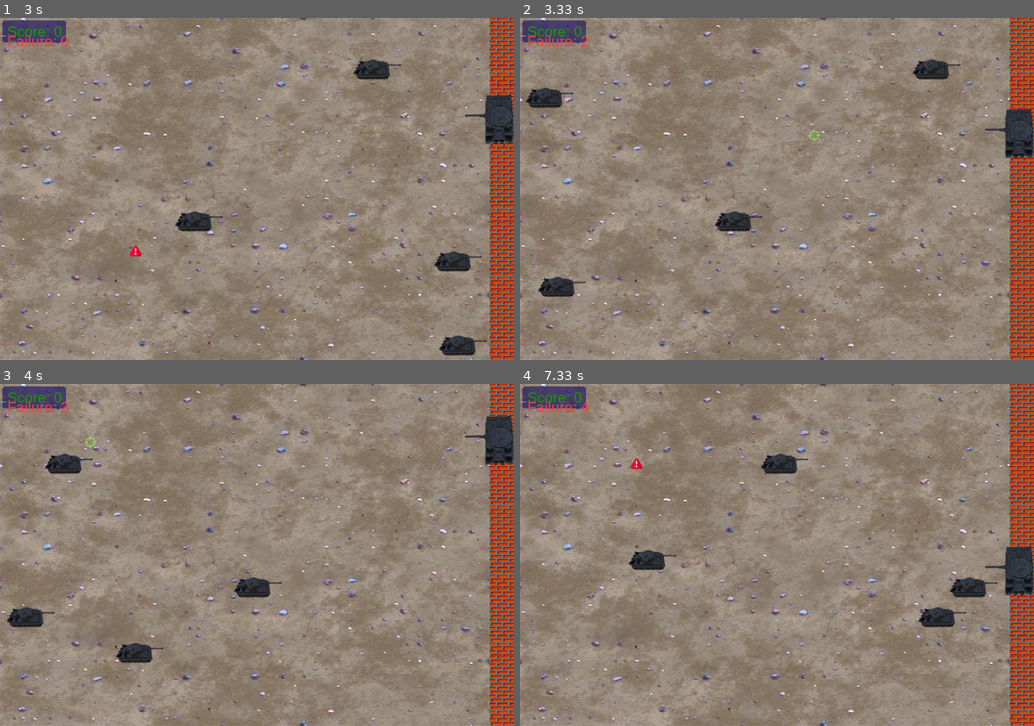
Above: before the commit, frames 1-4 (two rows, left to right).
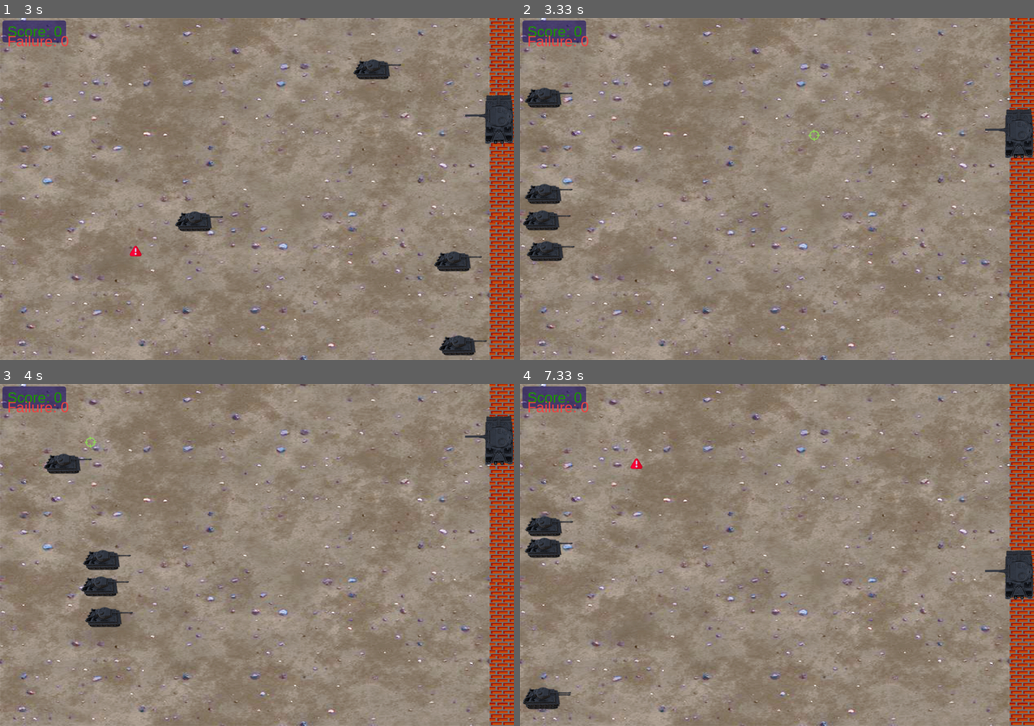
Above: after the commit, the same moments.

Repository: khanhtran-cse/ass-game-2018
Game: pygame game, started from main.py
Two runs of this game, one before a commit and one after it. Both use one fixed random seed, a clock stepped at 60 frames per second and the inputs below.
Inputs (mouse positions are in pixels of both pictures, inside the frame that each line leads up to):
- Up to frame 1 (3 s): press the mouse at (46, 219) at 0.37 s; move the mouse to (71, 243) at 0.47 s; release the mouse at (97, 267) at 0.6 s; press the mouse at (46, 219) at 0.7 s; move the mouse to (154, 147) at 0.8 s; release the mouse at (267, 72) at 0.93 s; click (138, 120) at 1.08 s; click (174, 76) at 1.55 s; click (436, 257) at 1.88 s; click (447, 59) at 2.22 s; click (87, 82) at 2.55 s; click (133, 250) at 2.88 s
- Up to frame 2 (3.33 s): click (812, 134) at 3.22 s
- Up to frame 3 (4 s): click (87, 469) at 3.55 s; click (92, 442) at 3.88 s
- Up to frame 4 (7.33 s): click (920, 572) at 4.22 s; click (612, 619) at 4.55 s; click (715, 664) at 4.88 s; click (910, 609) at 5.22 s; click (612, 431) at 5.55 s; click (967, 455) at 5.88 s; click (715, 606) at 6.22 s; click (730, 572) at 6.55 s; click (684, 609) at 6.88 s; click (638, 462) at 7.22 s

Frame 1 is identical in both runs. In frame 2, 2.2% of the frame differs, in the area x 0-86%, y 5-82%; in frame 3, 2.2%; in frame 4, 2.9%, in the area x 0-100%, y 5-96%.

Commit message:
Update basic game over

Diff:
--- a/main.py
+++ b/main.py
@@ -5,12 +5,14 @@
 from tank import *
 from score import *
 
+# Define FPS
+FPS = 60
 
 # Define the size of the window
 WINDOW_SIZE = DISPLAY_WIDTH, DISPLAY_HEIGHT = 1050, 700
 
 # Define max miss
-MAX_MISS = 10
+MAX_MISS = 1
 
 #Define some colors
 WHITE = (255,255,255)
@@ -43,8 +45,25 @@
 
 # Invokes when game over
 # Draw game over menu
-def showGameOverMenu(gameDisplay,score):
-    print('Game over')
+def showGameOverMenu(gameDisplay,score,mousePosition):
+    font = pygame.font.SysFont("helvetica", 60)
+    FAILURE_COLOR = (244, 66, 66)
+    gameOverText = font.render('Game Over', True, FAILURE_COLOR)
+    gameDisplay.blit(gameOverText, (420, 300))
+
+    font = pygame.font.SysFont("helvetica", 30)
+    hintText = font.render('Click to play again', True, (0,0,0))
+    gameDisplay.blit(hintText, (450, 350))
+
+    # Draw mouse
+    cursorX = mousePosition[0] -12
+    cursorY = mousePosition[1] - 12
+    if cursorX < 0:
+        cursorX = 0
+    if cursorY < 0:
+        cursorY = 0
+    gameDisplay.blit(GAME_OVER_MOUSE,(cursorX,cursorY))
+
 
 # Initilize python
 pygame.init()
@@ -64,7 +83,11 @@
 # Play background sound
 pygame.mixer.Sound('./sounds/background.wav').play(-1)
 
+# Init score
 score = Score(gameDisplay, 15, 10)
+
+#Game over mouse
+GAME_OVER_MOUSE = pygame.image.load('./images/cursor-shot.png')
 
 # Init Enemy Tank array
 tanks = []
@@ -107,10 +130,15 @@
 
     # Handle game over
     if gameOver:
+        # Draw background to remove old state
+        gameDisplay.blit(background,(0,0))
         # Todo: Draw game over menu
-        showGameOverMenu(gameDisplay,score)
+        showGameOverMenu(gameDisplay,score,pygame.mouse.get_pos())
         # This will block execution until 1/60 seconds have passed
         # since the previous time clock.tick was called.
+
+        # Update the display
+        pygame.display.flip()
         clock.tick(FPS)
         continue
 
--- a/tank.py
+++ b/tank.py
@@ -1,13 +1,6 @@
 import pygame
 import random
 import time
-
-# Define the fps
-FPS = 60
-
-
-# Define the size of the window
-WINDOW_SIZE = DISPLAY_WIDTH, DISPLAY_HEIGHT = 1050, 700
 
 class OtherTank:
     # Image for rendering Tank
@@ -48,6 +41,7 @@
         self.deltaY = deltaY
 
     # 1 loop, call 1 time
+    # Draw the tank
     def draw(self):
         if self.isBug:
             self.drawFire()
@@ -64,6 +58,8 @@
         if self.x + sw > w - 50:
             self.finishMission()
 
+    # Fire, it means the tank was destroyed
+    # This function will draw destroyed animation
     def drawFire(self):
         if self.fireShapeIndex < 5:
             x = self.x + OtherTank.shapeWidth/2 - OtherTank.fireWidth/2
@@ -88,6 +84,7 @@
         self.isBug = True
         pygame.mixer.Sound('./sounds/fire.wav').play()
 
+    # Determines that the tank is shoted or not
     def otherShotAt(self,position):
         if not self.isCompleteMission and not self.isFailureMission:
             x = position[0]
@@ -103,6 +100,8 @@
             return False
         return self.isCompleteMission or self.isFailureMission
 
+    # Get the mission result of the tank
+    # If the tank completed missions, this function will return True, otherwise False
     def getMissionResult(self):
         return self.isCompleteMission
 
@@ -187,5 +186,6 @@
             self.gameDisplay.blit(MyTank.shotIcon,(cursorX,cursorY))
         else:
             self.gameDisplay.blit(MyTank.notReadyIcon,(cursorX,cursorY))
+
     def isReadyToShot(self):
         return self.isMovedToMouse
